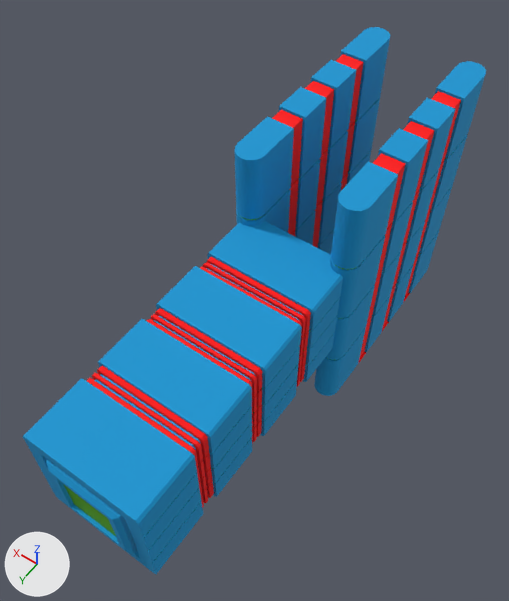
Before and after pictures for a commit that changed the FBX model Assets/Trash/Alexis_Trash/PFB_Gros_Bloc/ASSET_Habillage/OBJ_Gros_Block_Centre.fbx.
One viewpoint serves both versions: a 50 mm lens placed at (-158.0, 237.0, 377.0), pointed at (13.0, -3.0, 1.0). Every picture has the same lights, and +X, +Y and +Z are marked at lower left. Where no turn or scale is listed for an object, it has been applied to the vertices.
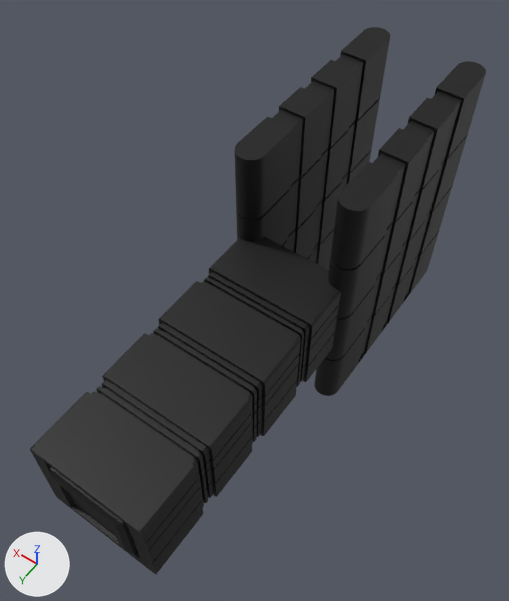
Changed parts and their boxes [x1, y1, x2, y2] in the pictures (509 x 601 px; the box of a moved part takes in the faces that stretch with it):
'Box009', recoloured, reshaped
    before: [23, 27, 486, 574]
    after: [30, 27, 486, 574]
part 1 of me_mesh, moved or reshaped
    before: [23, 221, 343, 538]
    after: [30, 236, 341, 543]
part 2 of me_mesh, moved or reshaped
    before: [32, 297, 340, 551]
    after: [36, 305, 339, 551]
part 3 of me_mesh, recoloured
    both: [41, 27, 486, 574]
part 4 of me_mesh, recoloured (red to black)
    both: [199, 54, 461, 508]
part 5 of me_mesh, recoloured (green to black)
    both: [67, 120, 447, 536]

What changed in the scene script:
```text
Add mat_gros_block_slot__2:
    mat_gros_block_slot__2 = principled_material('Gros_Block Slot #2')
    mat_gros_block_slot__2.base_color = (0.0, 0.0, 0.0)  # black #000000
    mat_gros_block_slot__2.roughness = 0.553
Add mat_gros_block_slot__3:
    mat_gros_block_slot__3 = principled_material('Gros_Block Slot #3')
    mat_gros_block_slot__3.base_color = (0.0, 0.0, 0.0)  # black #000000
    mat_gros_block_slot__3.roughness = 0.553
Add mat_gros_block_slot__1:
    mat_gros_block_slot__1 = principled_material('Gros_Block Slot #1')
    mat_gros_block_slot__1.base_color = (0.0, 0.0, 0.0)  # black #000000
    mat_gros_block_slot__1.roughness = 0.553
Change me_mesh:
    where me_mesh.from_pydata(...)  # 2728 vertices, 2702 faces; spans x -46.0..46.0, y -192.0..171.0, z -144.0..56.0
    used by ob_box009; location = (0.2, 0.0, 44.4)
    me_mesh part 1: all 195 vertices in x -40.0..40.0, y -32.0..168.0, z -6.0..0.0 are moved by (0.0, 0.0, -15.0)
    me_mesh part 2: all 354 vertices in x -40.0..40.0, y -35.0..171.0, z -24.0..-10.0 are moved by (0.0, 0.0, -8.0)
    me_mesh part 3: all 1432 faces that had it switch from mat_mat_1 (cyan #0095d2) to mat_gros_block_slot__1 (black #000000)
    me_mesh part 4: all 762 faces that had it switch from mat_material_2 (red #ff0000) to mat_gros_block_slot__2 (black #000000)
    me_mesh part 5: all 508 faces that had it switch from mat_material_3 (green #55ae00) to mat_gros_block_slot__3 (black #000000)
```
